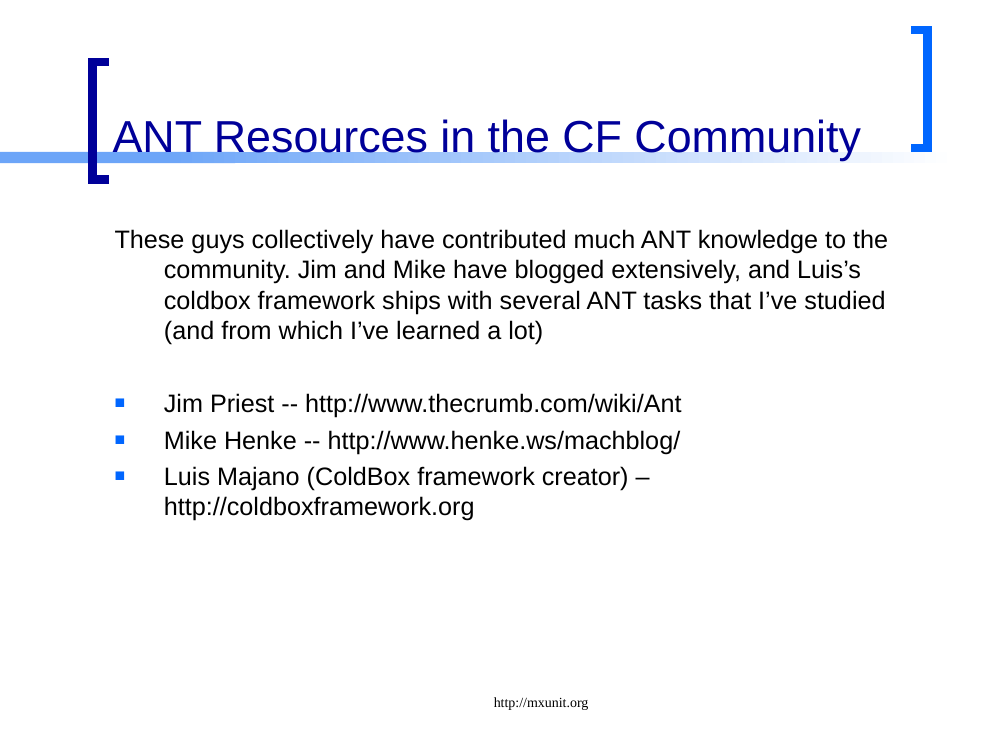
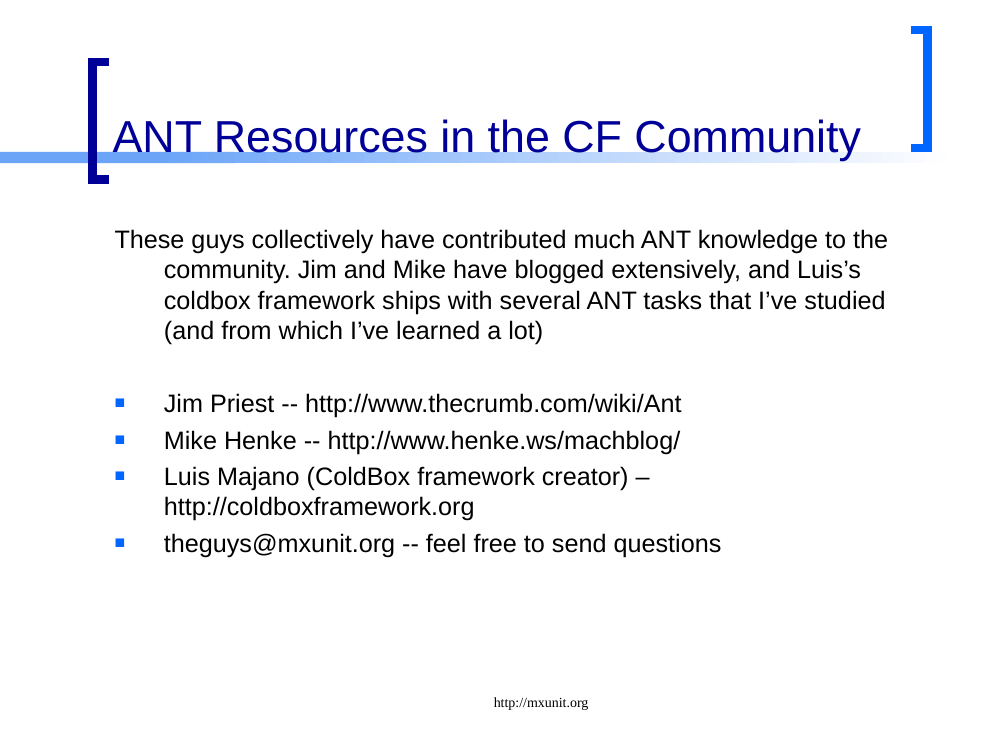
Before and after one commit to marcesher/mxunit-cfmeetups, a slide deck: slide 8 of AntCFUnited/ppt/CFUnited - ANT.ppt. Drawn at 1008x756 pixels with LibreOffice and Linux fonts; fonts in the diff are those of the drawing. Boxes give left, top, right and bottom in pixels: in the first picture for what was removed or moved away, otherwise in the second. Text is boxed around its words. In the diff, an @@ line names an element or a change of style, - is before the commit and + after.

```diff
--- a/AntCFUnited/ppt/CFUnited - ANT.ppt
+++ b/AntCFUnited/ppt/CFUnited - ANT.ppt
@@ text at (x1=164, y1=533, x2=722, y2=558): paragraph added @@
+■ theguys@mxunit.org -- feel free to send questions
```
Also in this commit, not shown: 1 other slide changed, 1 other file.
